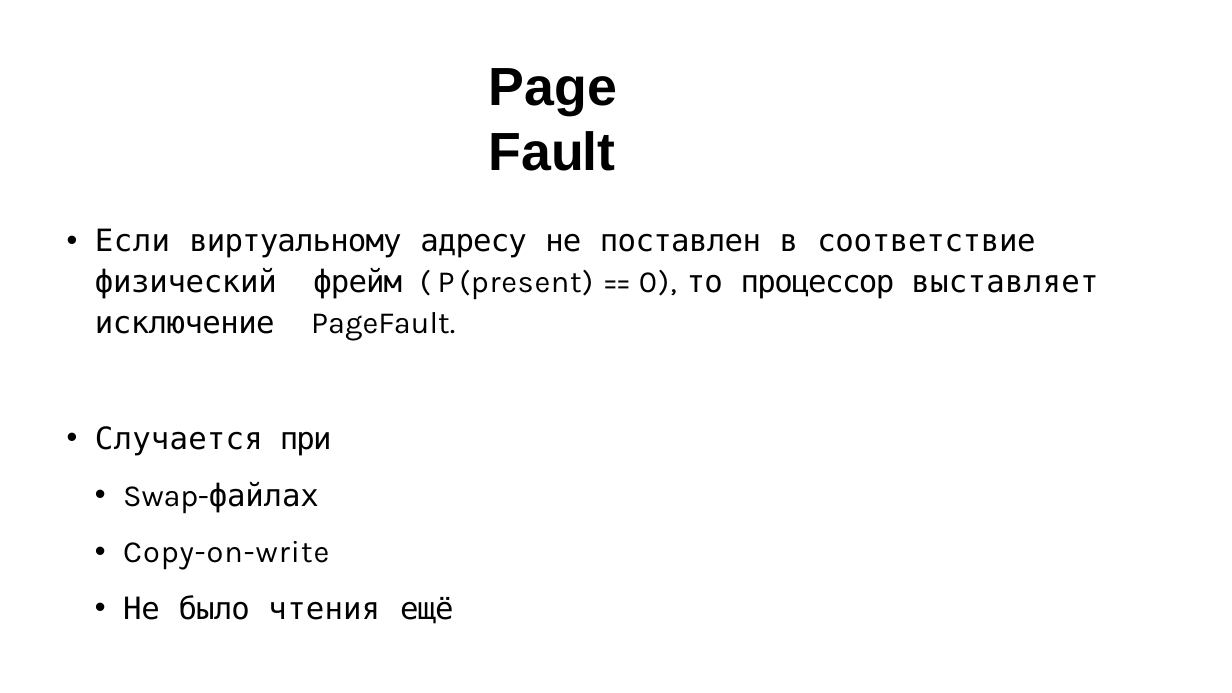
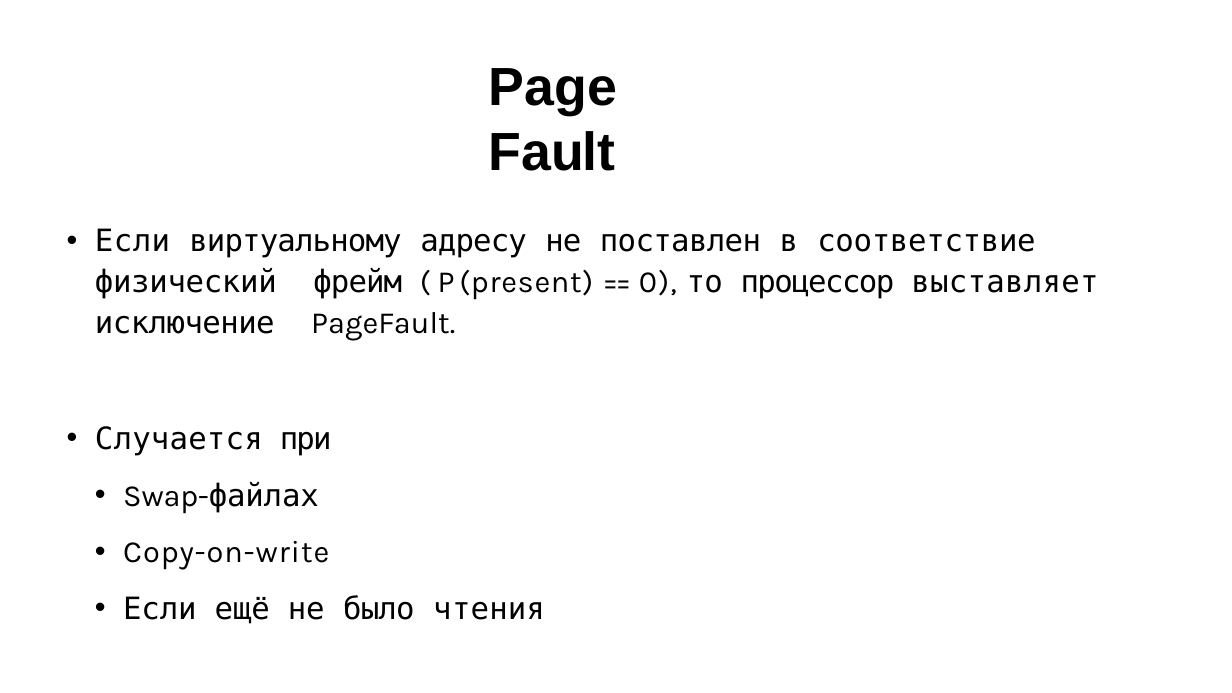
Before and after one commit to kostya2709/CAOS_seminars, a slide deck: slide 13 of sem_6_mem/presentations/caos_6.pptx. Drawn at 1232x693 pixels with LibreOffice and Linux fonts; fonts in the diff are those of the drawing. Boxes give left, top, right and bottom in pixels: in the first picture for what was removed or moved away, otherwise in the second. Text is boxed around its words. In the diff, an @@ line names an element or a change of style, - is before the commit and + after.

```diff
--- a/sem_6_mem/presentations/caos_6.pptx
+++ b/sem_6_mem/presentations/caos_6.pptx
@@ text at bbox=[123, 595, 545, 624]: text changed @@
-  • Не было чтения ещё
+  • Если ещё не было чтения
```
Also in this commit, not shown: 50 other files.
